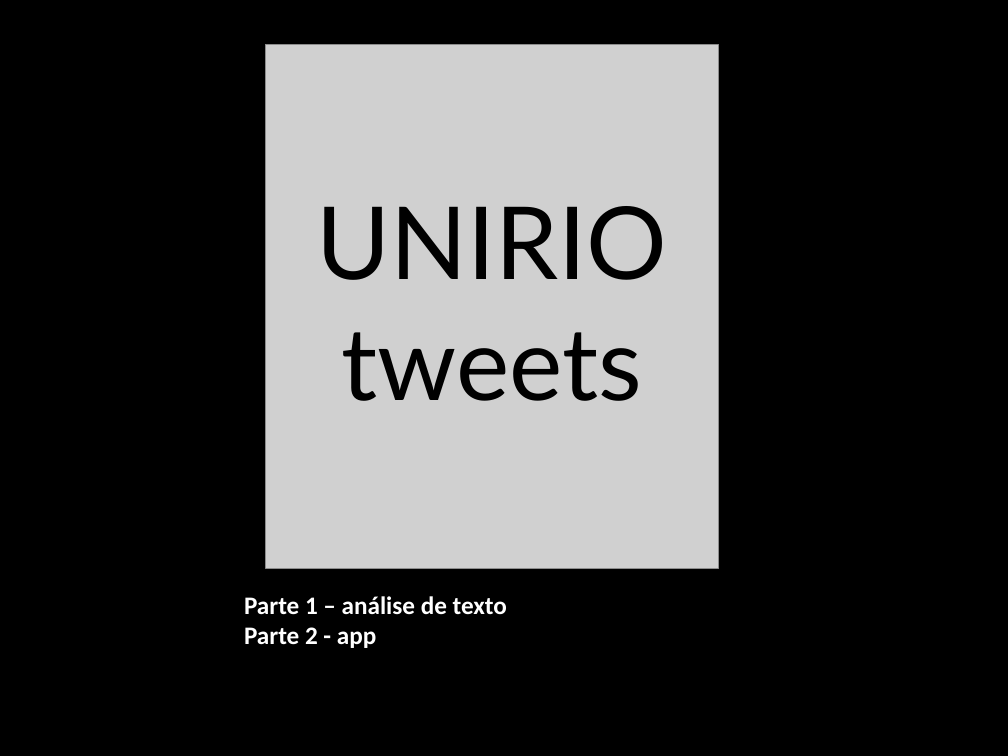
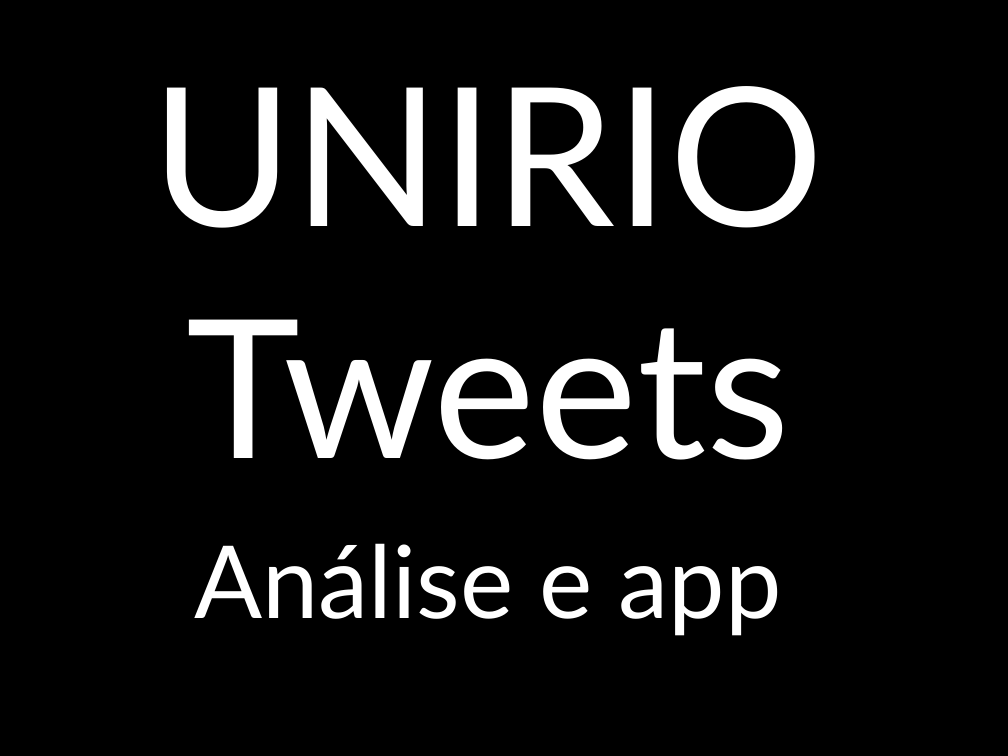
Before and after one commit to DATAUNIRIO/ap, a slide deck: slide 16 of DMQtalks/my_talk.pptx (slide 10 before the commit). Drawn at 1008x756 pixels with LibreOffice and Linux fonts; fonts in the diff are those of the drawing; grey boxes stand for pictures. Boxes give left, top, right and bottom in pixels: in the first picture for what was removed or moved away, otherwise in the second. Text is boxed around its words. In the diff, an @@ line names an element or a change of style, - is before the commit and + after.

```diff
--- a/DMQtalks/my_talk.pptx
+++ b/DMQtalks/my_talk.pptx
@@ text "UNIRIO": place and size @@
-text "UNIRIO" at [316,206,667,401]
+text "UNIRIO" at [151,86,824,636]
@@ picture removed at [266,44,719,569] @@
@@ text at [151,86,824,228]: size 72 to 138 pt, text colour #000000 to #FFFFFF in "UNIRIO" @@
@@ text at [186,319,790,636]: text changed; text colour #000000 to #FFFFFF @@
-tweets
+Tweets
+Análise e app
@@ text removed at [244,596,507,648] @@
-Parte 1 – análise de texto
-Parte 2 - app
```
Also in this commit, not shown: 4 other slides changed, 17 slides added, 1 slide removed, 2 other files.
